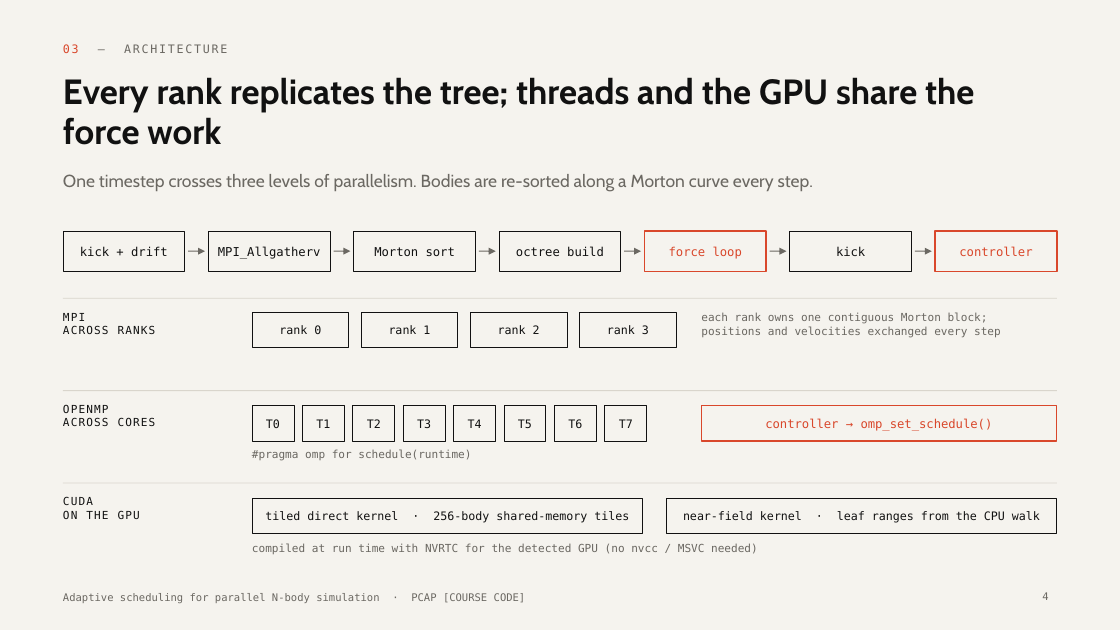
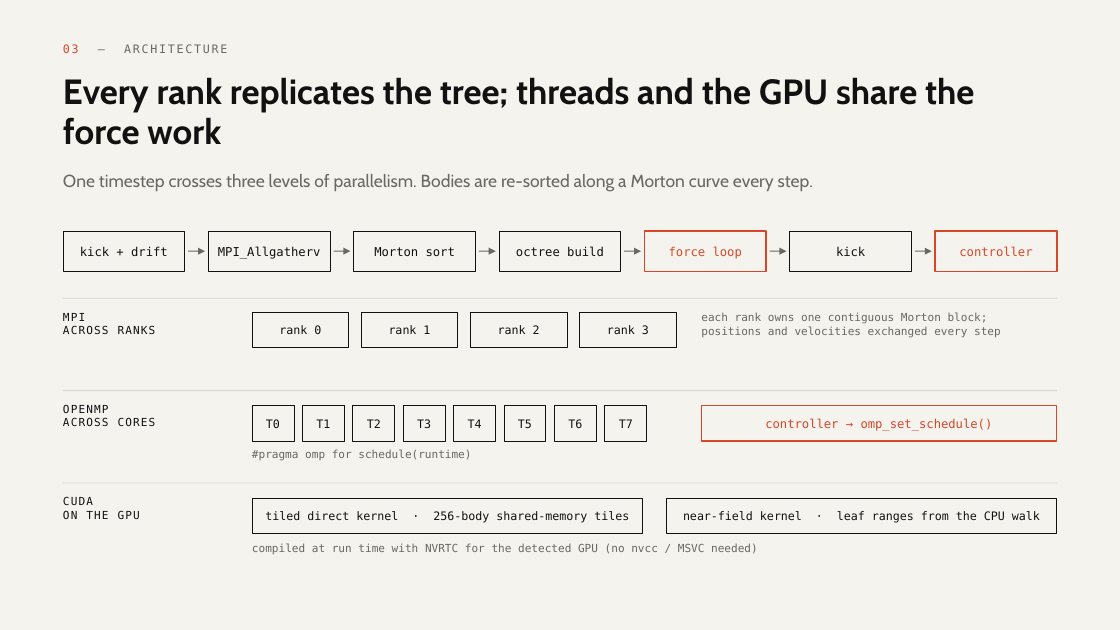
Before and after one commit to tanishkuvar11/N-Body-Simulation, a slide deck: slide 4 of presentation/PCAP_NBody_Adaptive_Scheduling.pptx. Drawn at 1120x630 pixels with LibreOffice and Linux fonts; fonts in the diff are those of the drawing. Boxes give left, top, right and bottom in pixels: in the first picture for what was removed or moved away, otherwise in the second. Text is boxed around its words. In the diff, an @@ line names an element or a change of style, - is before the commit and + after.

```diff
--- a/presentation/PCAP_NBody_Adaptive_Scheduling.pptx
+++ b/presentation/PCAP_NBody_Adaptive_Scheduling.pptx
@@ text removed at bbox=[63, 593, 526, 603] @@
-Adaptive scheduling for parallel N-body simulation · PCAP [COURSE CODE]
@@ page number removed at bbox=[1042, 592, 1048, 600] @@
-4
```
Also in this commit, not shown: 7 other slides changed, 1 other file.
